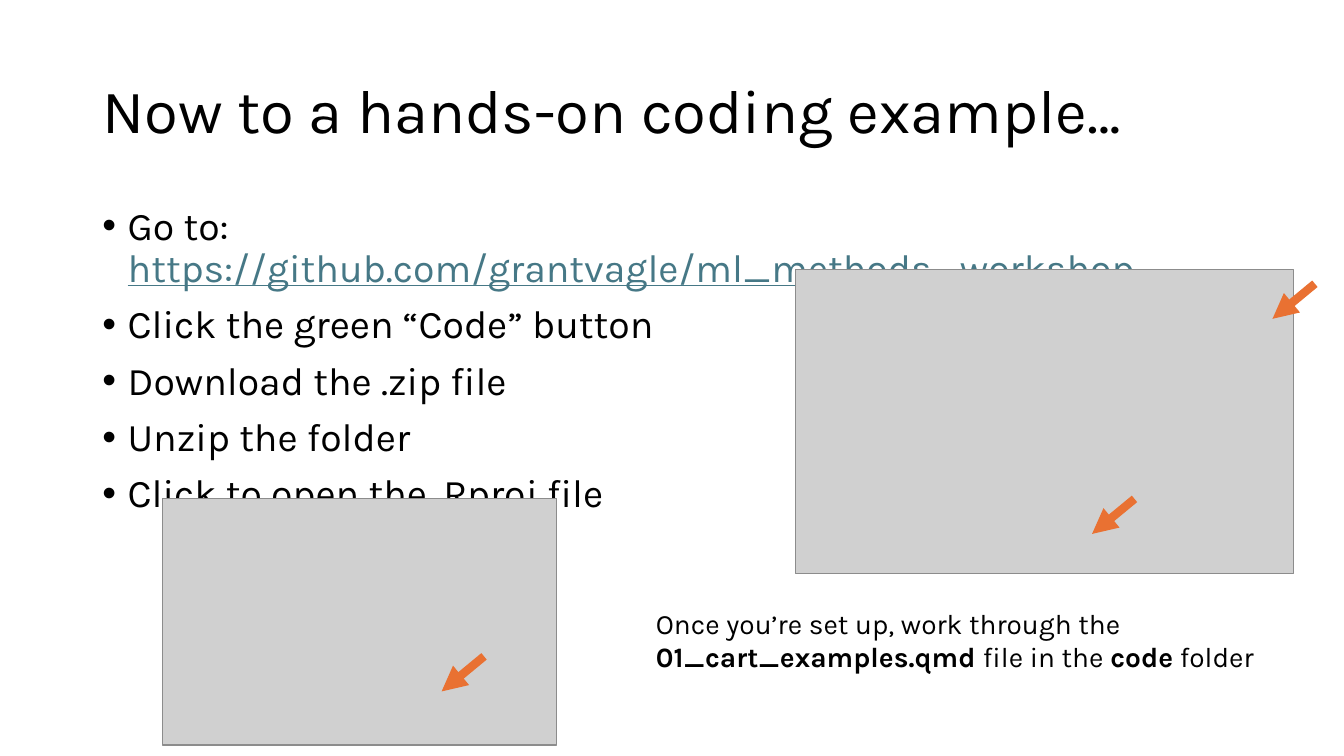
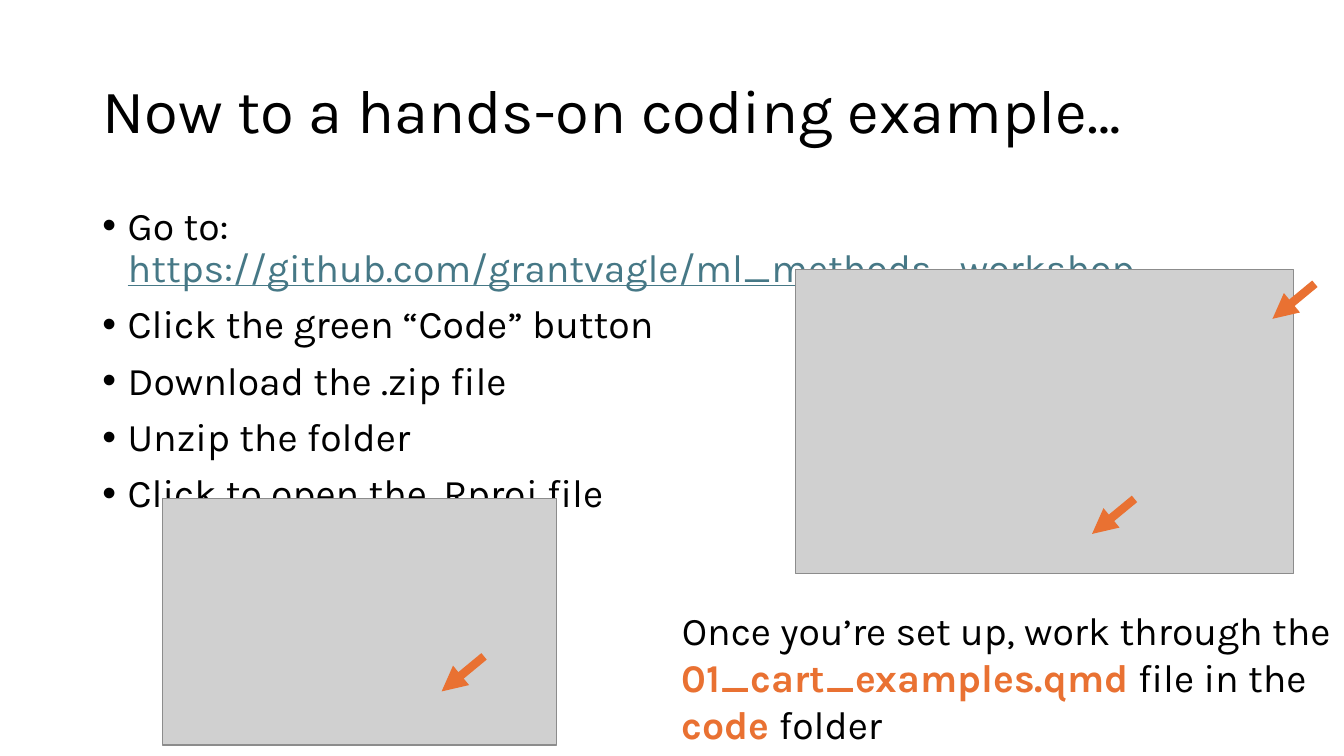
Before and after one commit to grantvagle/ml_methods_workshop, a slide deck: slide 54 of slides/02_model_eval_cv.pptx (slide 51 before the commit). Drawn at 1344x756 pixels with LibreOffice and Linux fonts; fonts in the diff are those of the drawing; grey boxes stand for pictures. Boxes give left, top, right and bottom in pixels: in the first picture for what was removed or moved away, otherwise in the second. Text is boxed around its words. In the diff, an @@ line names an element or a change of style, - is before the commit and + after.

Commit message:
updated slides after run through

```diff
--- a/slides/02_model_eval_cv.pptx
+++ b/slides/02_model_eval_cv.pptx
@@ text "Once you’re set up, work ...": place and size @@
-text "Once you’re set up, work ..." at (656,615,1254,674)
+text "Once you’re set up, work ..." at (682,618,1330,740)
@@ text "Once you’re set up, work ..." at (682,618,1330,740): size 20 to 28 pt; text colour #000000 to #E97132 in "01_cart_examples.qmd code" @@
```
Also in this commit, not shown: 3 other slides changed, 3 slides added, 1 other file.
